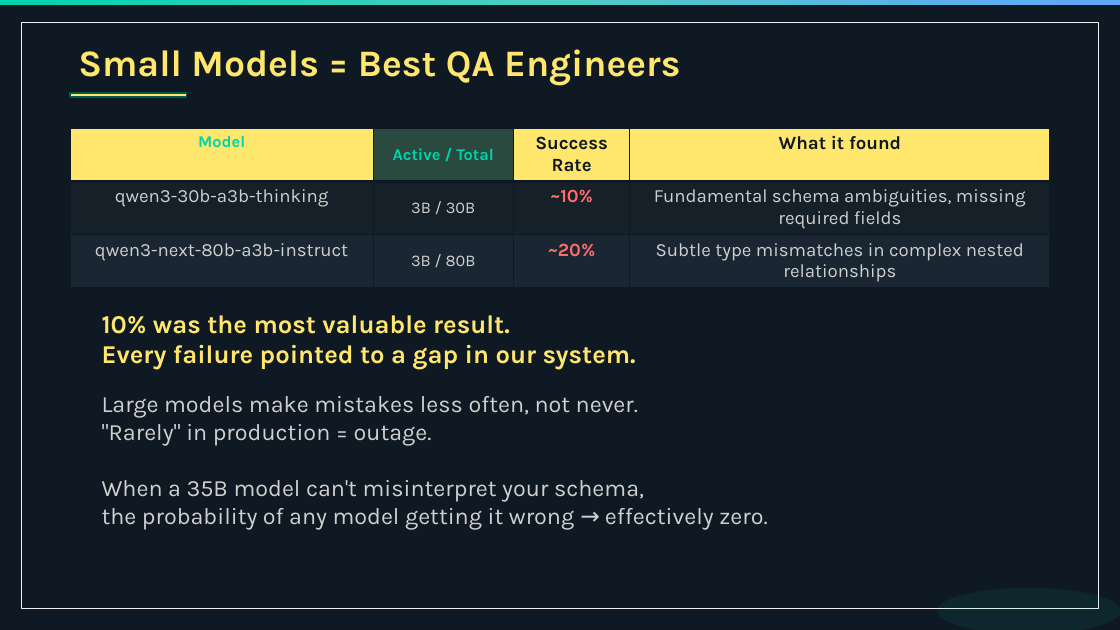
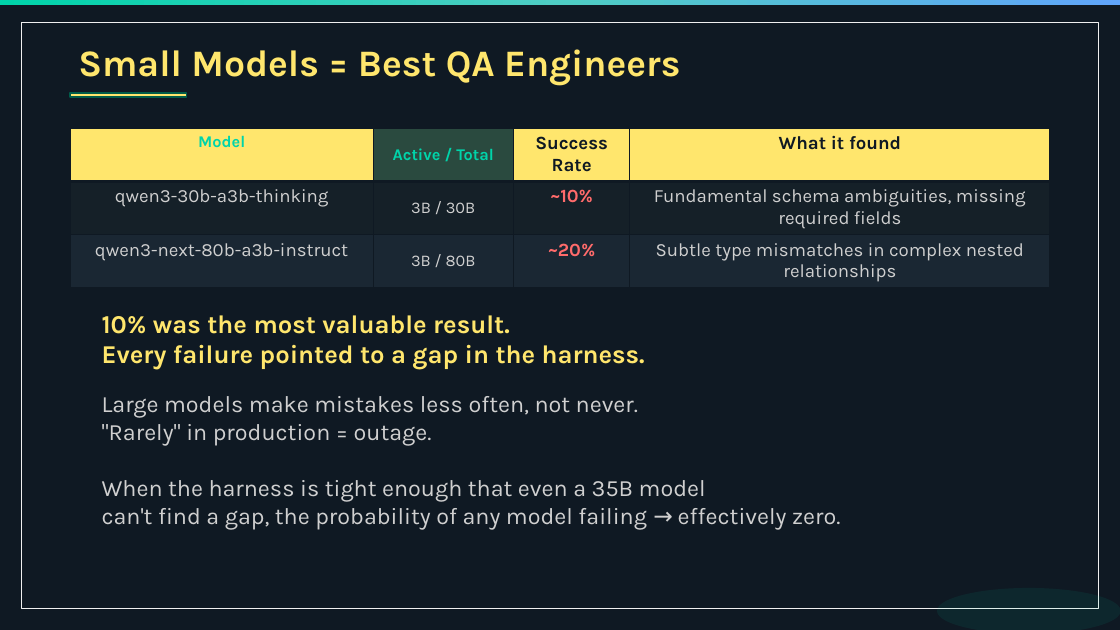
Before and after one commit to ignithex/autobe-llm-agent-code, a slide deck: slide 63 of website/public/seminars/qwen-korea-meetup-20260326.pptx. Drawn at 1120x630 pixels with LibreOffice and Linux fonts; fonts in the diff are those of the drawing. Boxes give left, top, right and bottom in pixels: in the first picture for what was removed or moved away, otherwise in the second. Text is boxed around its words. In the diff, an @@ line names an element or a change of style, - is before the commit and + after.

Commit message:
feat(website): harness wording. (#1211)
* feat(website): harness wording

* more things

* fix it

```diff
--- a/website/public/seminars/qwen-korea-meetup-20260326.pptx
+++ b/website/public/seminars/qwen-korea-meetup-20260326.pptx
@@ text at box(102, 315, 645, 369): text changed @@
-10% was the most valuable result.
-Every failure pointed to a gap in our system.
+10% was the most valuable result.
+Every failure pointed to a gap in the harness.
@@ text at box(102, 396, 840, 529): text changed @@
-Large models make mistakes less often, not never.
-"Rarely" in production = outage.
-When a 35B model can't misinterpret your schema,
-the probability of any model getting it wrong → effectively zero.
+Large models make mistakes less often, not never.
+"Rarely" in production = outage.
+When the harness is tight enough that even a 35B model
+can't find a gap, the probability of any model failing → effectively zero.
```
Also in this commit, not shown: 24 other slides changed, 1 other file.
